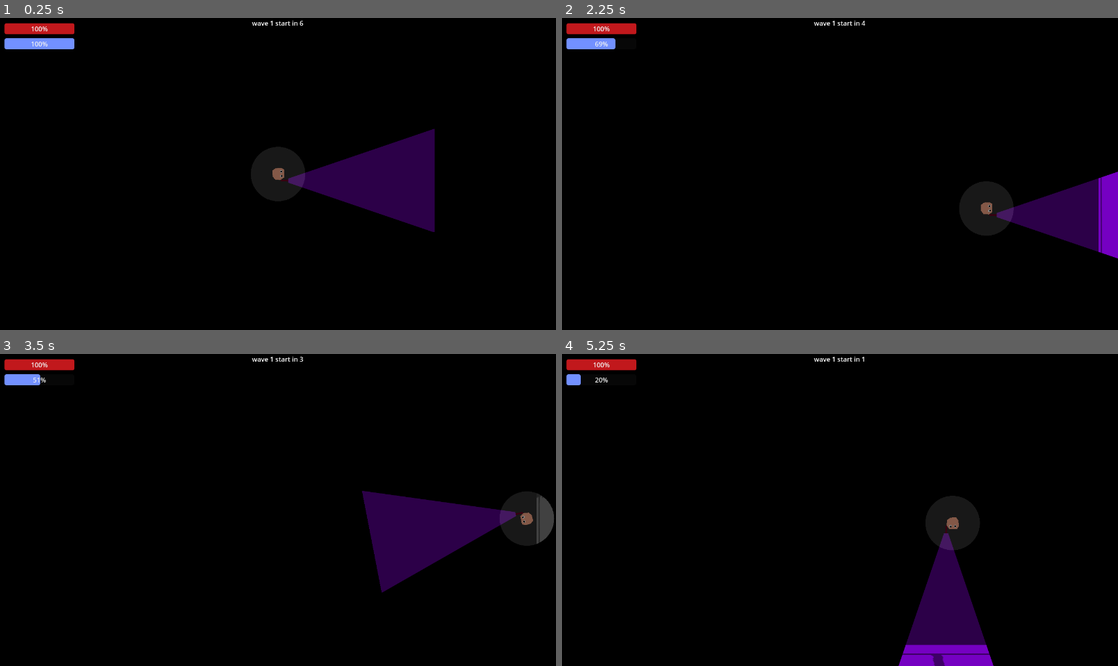
Above: before the commit, frames 1-4 (two rows, left to right).
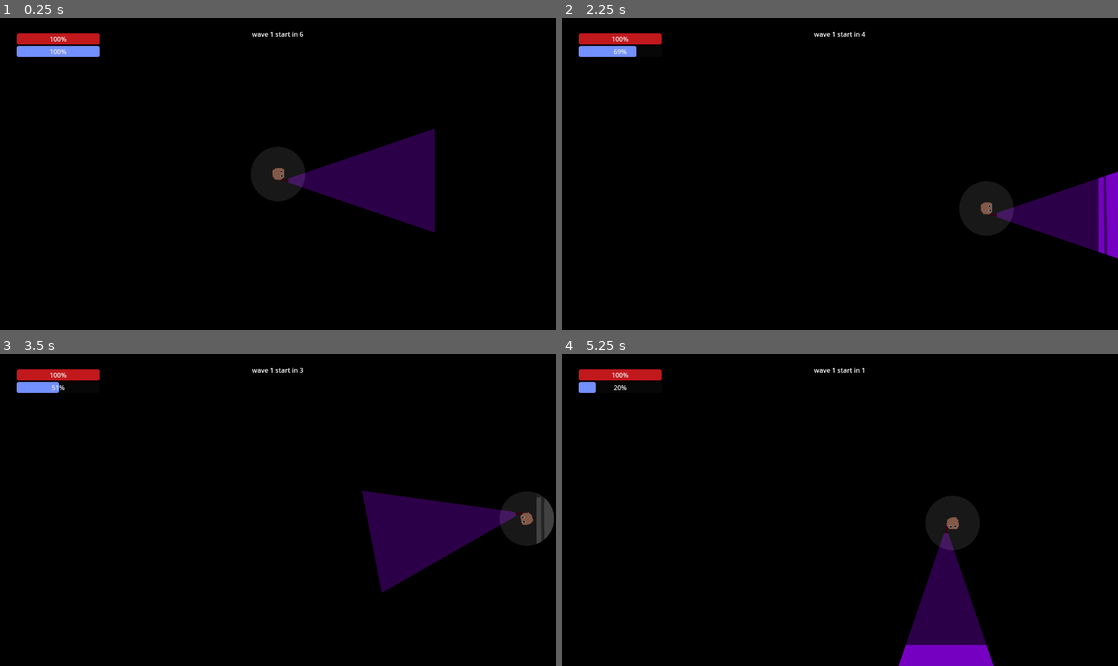
Above: after the commit, the same moments.

Repository: mncc8337/blashout
Game: Godot game, scene res://scenes/main.tscn
Same seed, same stepped clock (60 frames per second), same inputs: the game is played once before the commit and once after it.
Inputs (mouse positions are in pixels of both pictures, inside the frame that each line leads up to):
- Up to frame 1 (0.25 s): no input
- Up to frame 2 (2.25 s): move the mouse to (962, 158) at 0.52 s; hold D (right) 0.53-1.28 s; hold Shift (run) 0.53-1.28 s; move the mouse to (728, 189) at 1.27 s; hold S (down) 1.28-2.03 s; tap Shift (run) at 1.35 s; move the mouse to (895, 105) at 2.02 s; hold D (right) from 2.03 s (still down); hold Shift (run) from 2.03 s (still down)
- Up to frame 3 (3.5 s): move the mouse to (250, 572) at 2.77 s; release D (right) at 2.78 s; release Shift (run) at 2.78 s; hold W (up) from 2.78 s (still down); tap Shift (run) at 2.85 s
- Up to frame 4 (5.25 s): move the mouse to (1006, 556) at 3.52 s; release W (up) at 3.53 s; hold Shift (run) 3.53-4.28 s; hold A (left) 3.53-5.03 s; move the mouse to (673, 463) at 4.27 s; tap Shift (run) at 4.35 s; move the mouse to (867, 510) at 5.02 s; hold S (down) from 5.03 s (still down); hold Shift (run) from 5.03 s (still down)

The runs differ from the first frame. In frame 1, 1.7% of the frame differs, in the area x 0-55%, y 0-13%; in frame 2, 1.7%, in the area x 0-99%, y 0-76%; in frame 3, 1.5%; in frame 4, 1.4%.

Commit message:
UI update

Diff:
--- a/project.godot
+++ b/project.godot
@@ -19,7 +19,6 @@
 
 window/size/viewport_width=1366
 window/size/viewport_height=768
-window/size/resizable=false
 
 [input]
 
--- a/scenes/foe.tscn
+++ b/scenes/foe.tscn
@@ -7,6 +7,34 @@
 
 [sub_resource type="Theme" id="Theme_ctdp7"]
 ProgressBar/styles/fill = SubResource("StyleBoxFlat_jaxkr")
+
+[sub_resource type="Animation" id="Animation_4bbli"]
+resource_name = "die"
+length = 0.5
+tracks/0/type = "value"
+tracks/0/imported = false
+tracks/0/enabled = true
+tracks/0/path = NodePath("Polygon2D:color")
+tracks/0/interp = 1
+tracks/0/loop_wrap = true
+tracks/0/keys = {
+"times": PackedFloat32Array(0, 0.5),
+"transitions": PackedFloat32Array(1, 1),
+"update": 0,
+"values": [Color(1, 1, 1, 0.788235), Color(1, 1, 1, 0)]
+}
+tracks/1/type = "value"
+tracks/1/imported = false
+tracks/1/enabled = true
+tracks/1/path = NodePath(".:scale")
+tracks/1/interp = 1
+tracks/1/loop_wrap = true
+tracks/1/keys = {
+"times": PackedFloat32Array(0, 0.5),
+"transitions": PackedFloat32Array(1, 1),
+"update": 0,
+"values": [Vector2(3, 3), Vector2(1e-05, 1e-05)]
+}
 
 [sub_resource type="Animation" id="Animation_4fs45"]
 resource_name = "spawn"
@@ -34,34 +62,6 @@
 "transitions": PackedFloat32Array(1, 1),
 "update": 0,
 "values": [Vector2(0, 0), Vector2(3, 3)]
-}
-
-[sub_resource type="Animation" id="Animation_4bbli"]
-resource_name = "die"
-length = 0.5
-tracks/0/type = "value"
-tracks/0/imported = false
-tracks/0/enabled = true
-tracks/0/path = NodePath("Polygon2D:color")
-tracks/0/interp = 1
-tracks/0/loop_wrap = true
-tracks/0/keys = {
-"times": PackedFloat32Array(0, 0.5),
-"transitions": PackedFloat32Array(1, 1),
-"update": 0,
-"values": [Color(1, 1, 1, 0.788235), Color(1, 1, 1, 0)]
-}
-tracks/1/type = "value"
-tracks/1/imported = false
-tracks/1/enabled = true
-tracks/1/path = NodePath(".:scale")
-tracks/1/interp = 1
-tracks/1/loop_wrap = true
-tracks/1/keys = {
-"times": PackedFloat32Array(0, 0.5),
-"transitions": PackedFloat32Array(1, 1),
-"update": 0,
-"values": [Vector2(3, 3), Vector2(1e-05, 1e-05)]
 }
 
 [sub_resource type="AnimationLibrary" id="AnimationLibrary_qwr4n"]
--- a/scenes/grave.tscn
+++ b/scenes/grave.tscn
@@ -11,6 +11,22 @@
 
 [sub_resource type="Theme" id="Theme_7fvyk"]
 ProgressBar/styles/fill = SubResource("StyleBoxFlat_uhm6t")
+
+[sub_resource type="Animation" id="Animation_366u1"]
+resource_name = "die"
+length = 0.5
+tracks/0/type = "value"
+tracks/0/imported = false
+tracks/0/enabled = true
+tracks/0/path = NodePath("Polygon2D:color")
+tracks/0/interp = 1
+tracks/0/loop_wrap = true
+tracks/0/keys = {
+"times": PackedFloat32Array(0, 0.5),
+"transitions": PackedFloat32Array(1, 1),
+"update": 0,
+"values": [Color(1, 1, 1, 0.788235), Color(1, 1, 1, 0)]
+}
 
 [sub_resource type="Animation" id="Animation_0nccc"]
 resource_name = "spawn"
@@ -26,22 +42,6 @@
 "transitions": PackedFloat32Array(1, 1),
 "update": 0,
 "values": [Color(1, 1, 1, 0), Color(1, 1, 1, 0.788235)]
-}
-
-[sub_resource type="Animation" id="Animation_366u1"]
-resource_name = "die"
-length = 0.5
-tracks/0/type = "value"
-tracks/0/imported = false
-tracks/0/enabled = true
-tracks/0/path = NodePath("Polygon2D:color")
-tracks/0/interp = 1
-tracks/0/loop_wrap = true
-tracks/0/keys = {
-"times": PackedFloat32Array(0, 0.5),
-"transitions": PackedFloat32Array(1, 1),
-"update": 0,
-"values": [Color(1, 1, 1, 0.788235), Color(1, 1, 1, 0)]
 }
 
 [sub_resource type="AnimationLibrary" id="AnimationLibrary_v1ul4"]
--- a/scenes/main.tscn
+++ b/scenes/main.tscn
@@ -1,9 +1,8 @@
-[gd_scene load_steps=17 format=3 uid="uid://l0v0ojsdp6s8"]
+[gd_scene load_steps=16 format=3 uid="uid://l0v0ojsdp6s8"]
 
 [ext_resource type="PackedScene" uid="uid://cs0scqiespkx4" path="res://scenes/player.tscn" id="1_ir80p"]
 [ext_resource type="Script" path="res://scripts/main.gd" id="1_s6gpx"]
 [ext_resource type="PackedScene" uid="uid://biy8681uytdb" path="res://scenes/wall.tscn" id="2_222mk"]
-[ext_resource type="Texture2D" uid="uid://dcw76xm15b1e7" path="res://imgs/skillimg.png" id="5_boj1d"]
 [ext_resource type="Texture2D" uid="uid://cdooesvmbynoj" path="res://imgs/wall_side1.png" id="5_lssb2"]
 [ext_resource type="Texture2D" uid="uid://d0blrbje4c5qd" path="res://imgs/wall.png" id="6_5xogt"]
 
@@ -41,7 +40,7 @@
 font_size = 64
 
 [sub_resource type="LabelSettings" id="LabelSettings_nixyl"]
-font_size = 52
+font_size = 36
 
 [sub_resource type="LabelSettings" id="LabelSettings_uawwg"]
 font_size = 18
@@ -52,7 +51,7 @@
 [node name="background" type="Polygon2D" parent="."]
 position = Vector2(151, 82)
 color = Color(0.184314, 0.184314, 0.184314, 1)
-polygon = PackedVector2Array(-172, -101, 1252, -103, 1234, 731, -168, 715)
+polygon = PackedVector2Array(-822, -485, 1998, -666, 1939, 1309, -888, 1165)
 
 [node name="player" parent="." instance=ExtResource("1_ir80p")]
 position = Vector2(683, 384)
@@ -61,24 +60,24 @@
 scale = Vector2(1.00136, 0.998738)
 
 [node name="WallSide1" type="Sprite2D" parent="walls"]
-position = Vector2(-77.8941, 360.455)
-scale = Vector2(0.242431, 0.457814)
+position = Vector2(-202.18, 360.455)
+scale = Vector2(0.472589, 0.457814)
 texture = ExtResource("5_lssb2")
 
 [node name="WallSide2" type="Sprite2D" parent="walls"]
-position = Vector2(1431.05, 402.508)
+position = Vector2(1589.66, 402.508)
 rotation = -3.14159
-scale = Vector2(0.213082, -0.457814)
+scale = Vector2(0.506795, -0.457814)
 texture = ExtResource("5_lssb2")
 
 [node name="Wall" type="Sprite2D" parent="walls"]
-position = Vector2(753.975, -13.0164)
-scale = Vector2(0.861213, 0.344062)
+position = Vector2(753.975, -130.775)
+scale = Vector2(0.861213, 0.780206)
 texture = ExtResource("6_5xogt")
 
 [node name="Wall2" type="Sprite2D" parent="walls"]
-position = Vector2(701.047, 802.012)
-scale = Vector2(0.772969, -0.317005)
+position = Vector2(701.047, 927.929)
+scale = Vector2(0.772969, -0.783365)
 texture = ExtResource("6_5xogt")
 
 [node name="wall" parent="walls" instance=ExtResource("2_222mk")]
@@ -109,34 +108,36 @@
 
 [node name="UI" type="CanvasLayer" parent="."]
 
-[node name="healthbar" type="ProgressBar" parent="UI"]
-offset_left = 11.0
-offset_top = 13.0
-offset_right = 183.0
-offset_bottom = 40.0
+[node name="VBoxContainer" type="VBoxContainer" parent="UI"]
+anchors_preset = -1
+anchor_left = 0.03
+anchor_top = 0.05
+anchor_right = 1.0
+anchor_bottom = 1.0
+offset_right = -58.1849
+size_flags_vertical = 0
+
+[node name="healthbar" type="ProgressBar" parent="UI/VBoxContainer"]
+layout_mode = 2
 theme = SubResource("Theme_4ddnc")
 value = 75.0
 rounded = true
 
-[node name="staminabar" type="ProgressBar" parent="UI"]
-offset_left = 11.0
-offset_top = 50.0
-offset_right = 183.0
-offset_bottom = 77.0
+[node name="staminabar" type="ProgressBar" parent="UI/VBoxContainer"]
+layout_mode = 2
 theme = SubResource("Theme_6h42r")
 value = 75.0
 
-[node name="exhausted" type="Label" parent="UI"]
-offset_left = 11.0
-offset_top = 87.0
-offset_right = 183.0
-offset_bottom = 114.0
+[node name="exhausted" type="Label" parent="UI/VBoxContainer"]
+layout_mode = 2
 theme = SubResource("Theme_bctt7")
 text = "concu chim"
 
 [node name="info" type="Label" parent="UI"]
-anchors_preset = 10
-anchor_right = 1.0
+anchors_preset = -1
+anchor_top = 0.01
+anchor_right = 1.0
+anchor_bottom = 0.06
 offset_bottom = 26.0
 grow_horizontal = 2
 theme = SubResource("Theme_bctt7")
@@ -177,10 +178,10 @@
 
 [node name="HBoxContainer" type="HBoxContainer" parent="skill_panel"]
 anchors_preset = -1
-anchor_left = 0.1
-anchor_top = 0.1
-anchor_right = 0.9
-anchor_bottom = 0.9
+anchor_left = 0.2
+anchor_top = 0.3
+anchor_right = 0.8
+anchor_bottom = 0.7
 grow_horizontal = 2
 grow_vertical = 2
 
@@ -190,13 +191,9 @@
 
 [node name="VBoxContainer" type="VBoxContainer" parent="skill_panel/HBoxContainer/Panel"]
 layout_mode = 1
-anchors_preset = 13
-anchor_left = 0.5
-anchor_right = 0.5
-anchor_bottom = 1.0
-offset_left = -150.0
-offset_right = 150.0
-offset_bottom = -6.0
+anchors_preset = 15
+anchor_right = 1.0
+anchor_bottom = 1.0
 grow_horizontal = 2
 grow_vertical = 2
 alignment = 1
@@ -208,11 +205,6 @@
 horizontal_alignment = 1
 vertical_alignment = 1
 
-[node name="TextureRect" type="TextureRect" parent="skill_panel/HBoxContainer/Panel/VBoxContainer"]
-layout_mode = 2
-texture = ExtResource("5_boj1d")
-stretch_mode = 3
-
 [node name="Label2" type="Label" parent="skill_panel/HBoxContainer/Panel/VBoxContainer"]
 layout_mode = 2
 text = "Lorem ipsum dolor sit amet, consectetur adipiscing elit, sed do eiusmod tempor incididunt ut labore et dolore magna aliqua."
@@ -232,13 +224,9 @@
 
 [node name="VBoxContainer" type="VBoxContainer" parent="skill_panel/HBoxContainer/Panel2"]
 layout_mode = 1
-anchors_preset = 13
-anchor_left = 0.5
-anchor_right = 0.5
-anchor_bottom = 1.0
-offset_left = -150.0
-offset_right = 150.0
-offset_bottom = -6.0
+anchors_preset = 15
+anchor_right = 1.0
+anchor_bottom = 1.0
 grow_horizontal = 2
 grow_vertical = 2
 alignment = 1
@@ -250,14 +238,9 @@
 horizontal_alignment = 1
 vertical_alignment = 1
 
-[node name="TextureRect" type="TextureRect" parent="skill_panel/HBoxContainer/Panel2/VBoxContainer"]
-layout_mode = 2
-texture = ExtResource("5_boj1d")
-stretch_mode = 3
-
 [node name="Label2" type="Label" parent="skill_panel/HBoxContainer/Panel2/VBoxContainer"]
 layout_mode = 2
-text = "Lorem ipsum dolor sit amet"
+text = "Lorem ipsum dolor sit amet, consectetur adipiscing elit, sed do eiusmod tempor incididunt ut labore et dolore magna aliqua."
 label_settings = SubResource("LabelSettings_uawwg")
 horizontal_alignment = 1
 vertical_alignment = 1
@@ -274,13 +257,9 @@
 
 [node name="VBoxContainer" type="VBoxContainer" parent="skill_panel/HBoxContainer/Panel3"]
 layout_mode = 1
-anchors_preset = 13
-anchor_left = 0.5
-anchor_right = 0.5
-anchor_bottom = 1.0
-offset_left = -150.0
-offset_right = 150.0
-offset_bottom = -6.0
+anchors_preset = 15
+anchor_right = 1.0
+anchor_bottom = 1.0
 grow_horizontal = 2
 grow_vertical = 2
 alignment = 1
@@ -292,14 +271,9 @@
 horizontal_alignment = 1
 vertical_alignment = 1
 
-[node name="TextureRect" type="TextureRect" parent="skill_panel/HBoxContainer/Panel3/VBoxContainer"]
-layout_mode = 2
-texture = ExtResource("5_boj1d")
-stretch_mode = 3
-
 [node name="Label2" type="Label" parent="skill_panel/HBoxContainer/Panel3/VBoxContainer"]
 layout_mode = 2
-text = "Lorem ipsum dolor sit amet, consectetur adipiscing elit, sed do eiusmod tempor incididunt ut labore et dolore magna aliqua.nsectetur adipiscing elit, sed do eiusmod tempor incididunt ut."
+text = "Lorem ipsum dolor sit amet, consectetur adipiscing elit, sed do eiusmod tempor incididunt ut labore et dolore magna aliqua."
 label_settings = SubResource("LabelSettings_uawwg")
 horizontal_alignment = 1
 vertical_alignment = 1
--- a/scripts/main.gd
+++ b/scripts/main.gd
@@ -25,53 +25,41 @@
 var skill_goal:int = 10
 
 var panel1_label
-var panel1_img
 var panel1_desc
 var panel2_label
-var panel2_img
 var panel2_desc
 var panel3_label
-var panel3_img
 var panel3_desc
 
 func fetch_skill(skill):
-	var info = ["skill name", "skill image path", "skill description"]
+	var info = ["skill name", "skill description"]
 	if skill == SKILL.CAT_VISION:
 		info[0] = "cat vision"
-		info[1] = "res://imgs/skillimg.png"
-		info[2] = "increase your base vision by 5%"
+		info[1] = "increase your base vision by 5%"
 	elif skill == SKILL.STRONGER_LIGHT:
 		info[0] = "stronger light"
-		info[1] = "res://imgs/skillimg.png"
-		info[2] = "increase your damage to ghost by 5%"
+		info[1] = "increase your damage to ghost by 5%"
 	elif skill == SKILL.LARGER_LIGHT:
 		info[0] = "larger light"
-		info[1] = "res://imgs/skillimg.png"
-		info[2] = "make your light reach 5% further"
+		info[1] = "make your light reach 5% further"
 	elif skill == SKILL.RUNNER:
 		info[0] = "runner"
-		info[1] = "res://imgs/skillimg.png"
-		info[2] = "increase your stamina and your base speed by 5%"
+		info[1] = "increase your stamina and your base speed by 5%"
 	elif skill == SKILL.MEDIC:
 		info[0] = "medic"
-		info[1] = "res://imgs/skillimg.png"
-		info[2] = "heal yourself 5% faster"
+		info[1] = "heal yourself 5% faster"
 	elif skill == SKILL.FURIOUS:
 		info[0] = "furious"
-		info[1] = "res://imgs/skillimg.png"
-		info[2] = "allow you to redirect your light to any directions while running"
+		info[1] = "allow you to redirect your light to any directions while running"
 	elif skill == SKILL.TOMB_RAIDER:
 		info[0] = "tomb raider"
-		info[1] = "res://imgs/skillimg.png"
-		info[2] = "remove graves by pointing light at it (it takes time)"
+		info[1] = "remove graves by pointing light at it (it takes time)"
 	elif skill == SKILL.EARTH_QUAKE:
 		info[0] = "earth quake"
-		info[1] = "res://imgs/skillimg.png"
-		info[2] = "reduce the number of grave by 25%"
+		info[1] = "reduce the number of grave by 25%"
 	elif skill == SKILL.WITCH:
 		info[0] = "witch"
-		info[1] = "res://imgs/skillimg.png"
-		info[2] = "instantly heal 25% of your health"
+		info[1] = "instantly heal 25% of your health"
 
 	return info
 
@@ -107,7 +95,7 @@
 		all_grave.shuffle()
 		var num = ceil(all_grave.size() * 0.25)
 		for i in num:
-			all_grave[i].queue_clear()
+			all_grave[i].queue_free()
 	elif skill == SKILL.WITCH:
 		$player.health = clamp($player.health + 0.25 * $player.max_health, 0, $player.max_health)
 
@@ -130,17 +118,14 @@
 	$wave_start_timer.timeout.connect(start_wave)
 
 	panel1_label = $skill_panel/HBoxContainer/Panel/VBoxContainer/Label
-	panel1_img = $skill_panel/HBoxContainer/Panel/VBoxContainer/TextureRect
 	panel1_desc = $skill_panel/HBoxContainer/Panel/VBoxContainer/Label2
 	$skill_panel/HBoxContainer/Panel/VBoxContainer/Button.button_down.connect(choose_skill1)
 
 	panel2_label = $skill_panel/HBoxContainer/Panel2/VBoxContainer/Label
-	panel2_img = $skill_panel/HBoxContainer/Panel2/VBoxContainer/TextureRect
 	panel2_desc = $skill_panel/HBoxContainer/Panel2/VBoxContainer/Label2
 	$skill_panel/HBoxContainer/Panel2/VBoxContainer/Button.button_down.connect(choose_skill2)
 
 	panel3_label = $skill_panel/HBoxContainer/Panel3/VBoxContainer/Label
-	panel3_img = $skill_panel/HBoxContainer/Panel3/VBoxContainer/TextureRect
 	panel3_desc = $skill_panel/HBoxContainer/Panel3/VBoxContainer/Label2
 	$skill_panel/HBoxContainer/Panel3/VBoxContainer/Button.button_down.connect(choose_skill3)
 
@@ -209,15 +194,16 @@
 
 # Called every frame. 'delta' is the elapsed time since the previous frame.
 func _process(delta):
-	$UI/healthbar.max_value = ceil($player.max_health)
-	$UI/healthbar.value = ceil($player.health)
-	$UI/staminabar.max_value = ceil($player.max_stamina)
-	$UI/staminabar.value = $player.stamina
+	$UI/VBoxContainer.size.x = get_viewport().get_size().x * 0.15
+	$UI/VBoxContainer/healthbar.max_value = ceil($player.max_health)
+	$UI/VBoxContainer/healthbar.value = ceil($player.health)
+	$UI/VBoxContainer/staminabar.max_value = ceil($player.max_stamina)
+	$UI/VBoxContainer/staminabar.value = $player.stamina
 
 	if $player.is_exhausted:
-		$UI/exhausted.text = "Exhausted!"
+		$UI/VBoxContainer/exhausted.text = "Exhausted!"
 	else:
-		$UI/exhausted.text = ""
+		$UI/VBoxContainer/exhausted.text = ""
 
 	if !$wave_start_timer.is_stopped():
 		$UI/info.text = "wave %d start in %d" % [wave_count, $wave_start_timer.time_left]
@@ -238,14 +224,11 @@
 		var s3info = fetch_skill(skilllist[2])
 
 		panel1_label.text = s1info[0]
-		panel1_img.texture = ImageTexture.create_from_image(Image.load_from_file(s1info[1]))
-		panel1_desc.text = s1info[2]
+		panel1_desc.text = s1info[1]
 
 		panel2_label.text = s2info[0]
-		panel2_img.texture = ImageTexture.create_from_image(Image.load_from_file(s2info[1]))
-		panel2_desc.text = s2info[2]
+		panel2_desc.text = s2info[1]
 
 		panel3_label.text = s3info[0]
-		panel3_img.texture = ImageTexture.create_from_image(Image.load_from_file(s3info[1]))
-		panel3_desc.text = s3info[2]
+		panel3_desc.text = s3info[1]
 		$skill_panel.visible = true
--- a/scripts/player.gd
+++ b/scripts/player.gd
@@ -87,7 +87,8 @@
 			stamina = 0
 
 	if dir == Vector2.ZERO or !is_running or furious:
-		look_at(viewport.get_mouse_position())
+		var rat = (viewport.get_size() * 1.0 - Vector2(1366, 768))
+		look_at(viewport.get_mouse_position() - rat / 2) # idk why but it works lol
 	else:
 		current_dir = current_dir.lerp(dir, 0.5)
 		look_at(current_dir + position)
Not shown, added: export_presets.cfg
